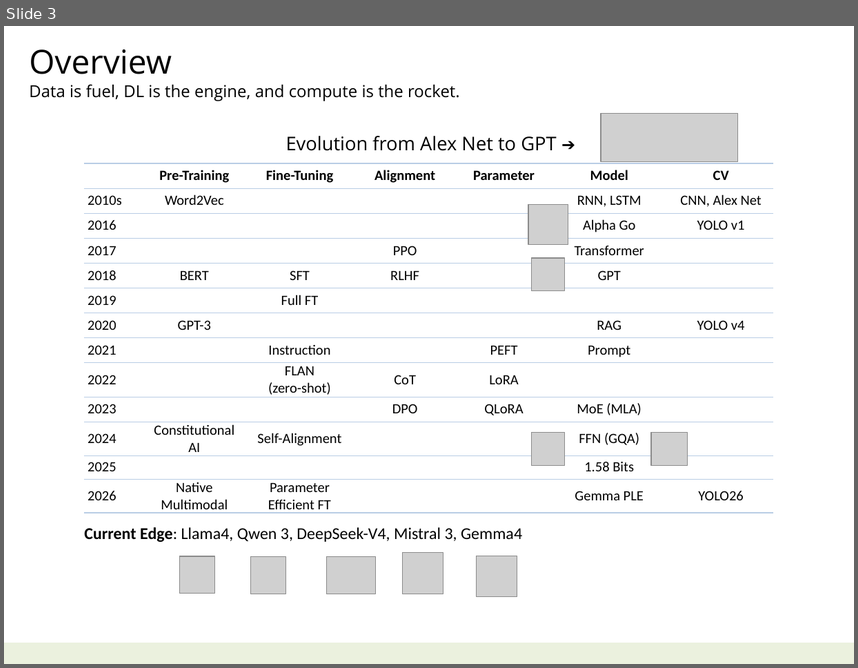
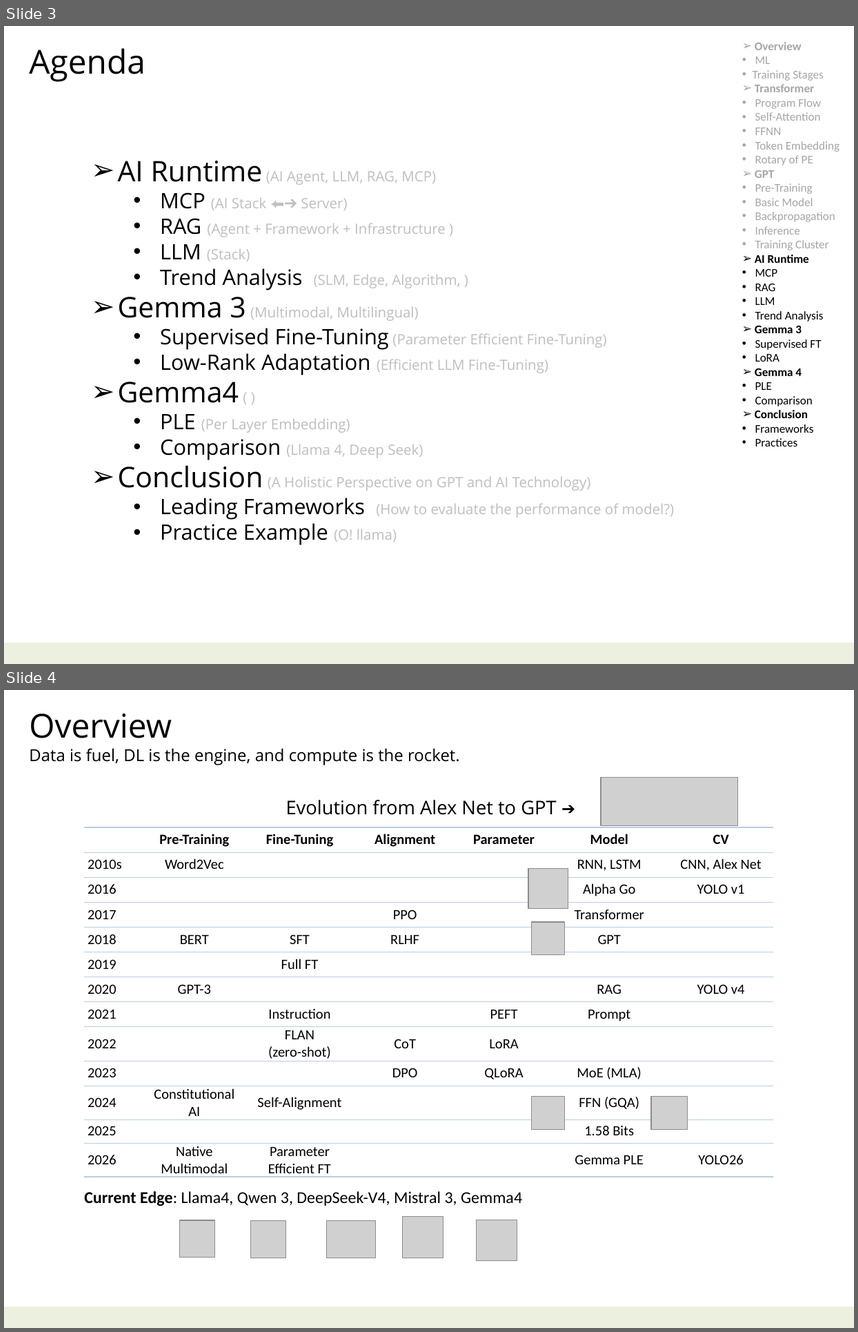
Before and after one commit to navibator/crazy-ai, a slide deck: ai.pptx. Shown one above the other, each under a label of ours: slide 3 before the commit, slides 3 and 4 after it. The pictures are 858x668 and 858x1332 pixels, drawn with LibreOffice and Linux fonts; fonts in the diff are those of the drawing; grey boxes stand for pictures. Boxes give left, top, right and bottom in pixels: in the first picture for what was removed or moved away, otherwise in the second. Text is boxed around its words. In the diff, an @@ line names an element or a change of style, - is before the commit and + after.

```diff
--- a/ai.pptx
+++ b/ai.pptx
@@ slide 3 added at (x1=4, y1=26, x2=854, y2=664), background #FFFFFF; not listed: 1 template element that a slide beside it also shows @@
@@ text added at (x1=753, y1=42, x2=840, y2=446), 10 pt, text #A6A6A6 @@
+➢ Overview
+      • ML
+    • Training Stages
+➢ Transformer
+    • Program Flow
+    • Self-Attention
+    • FFNN
+    • Token Embedding
+    • Rotary of PE
+➢ GPT
+    • Pre-Training
+    • Basic Model
+    • Backpropagation
+    • Inference
+    • Training Cluster
+➢ AI Runtime
+    • MCP
+    • RAG
+    • LLM
+    • Trend Analysis
+➢ Gemma 3
+    • Supervised FT
+    • LoRA
+➢ Gemma 4
+    • PLE
+    • Comparison
+➢ Conclusion
+    • Frameworks
+    • Practices
@@ text added at (x1=29, y1=48, x2=145, y2=82), 28 pt, text #000000 @@
+Agenda
@@ text added at (x1=118, y1=161, x2=675, y2=545), 12 pt, text #BFBFBF @@
+➢ AI Runtime (AI Agent, LLM, RAG, MCP)
+  • MCP (AI Stack ⬅➔ Server)
+  • RAG (Agent + Framework + Infrastructure )
+  • LLM (Stack)
+  • Trend Analysis (SLM, Edge, Algorithm, )
+➢ Gemma 3 (Multimodal, Multilingual)
+  • Supervised Fine-Tuning (Parameter Efficient Fine-Tuning)
+  • Low-Rank Adaptation (Efficient LLM Fine-Tuning)
+➢ Gemma4 ( )
+  • PLE (Per Layer Embedding)
+  • Comparison (Llama 4, Deep Seek)
+➢ Conclusion (A Holistic Perspective on GPT and AI Technology)
+  • Leading Frameworks (How to evaluate the performance of model?)
+  • Practice Example (O! llama)
@@ what was slide 3 is now slide 4 @@
```
Also in this commit, not shown: 8 slides changed, 1 other slide added, 5 slides removed, 1 other file.
